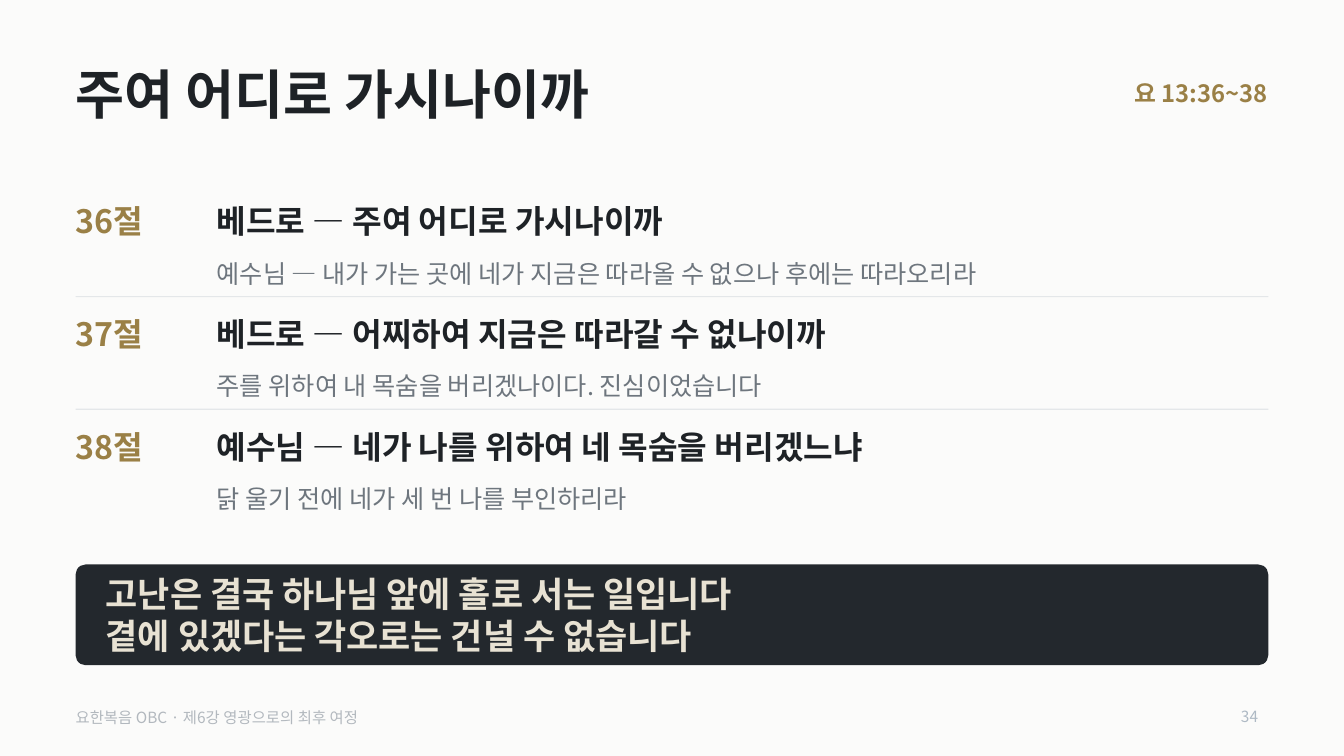
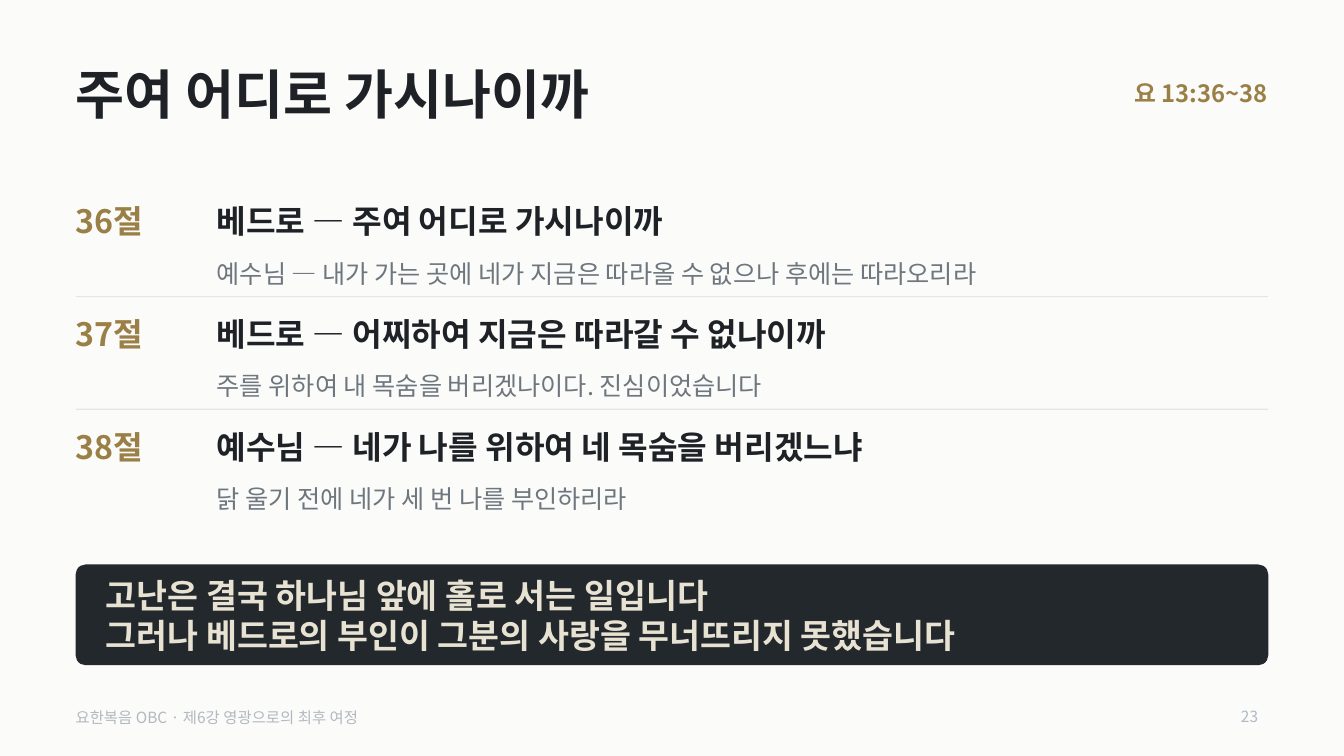
Before and after one commit to mio-modu/bible_GospelofJohn, a slide deck: slide 23 of dist/요한복음_6강_영광으로의_최후_여정.pptx (slide 34 before the commit). Drawn at 1344x756 pixels with LibreOffice and Linux fonts; fonts in the diff are those of the drawing. Boxes give left, top, right and bottom in pixels: in the first picture for what was removed or moved away, otherwise in the second. Text is boxed around its words. In the diff, an @@ line names an element or a change of style, - is before the commit and + after.

```diff
--- a/dist/요한복음_6강_영광으로의_최후_여정.pptx
+++ b/dist/요한복음_6강_영광으로의_최후_여정.pptx
@@ text at [106, 579, 708, 611]: size 25 to 24 pt in "고난은 결국 하나님 앞에 홀로 서는 일입니다" @@
@@ text at [106, 620, 956, 651]: text changed; size 25 to 24 pt @@
-곁에 있겠다는 각오로는 건널 수 없습니다
+그러나 베드로의 부인이 그분의 사랑을 무너뜨리지 못했습니다
@@ page number at [1241, 711, 1258, 722]: text changed @@
-34
+23
```
Also in this commit, not shown: 17 other slides changed, 22 slides removed, 12 other files.
